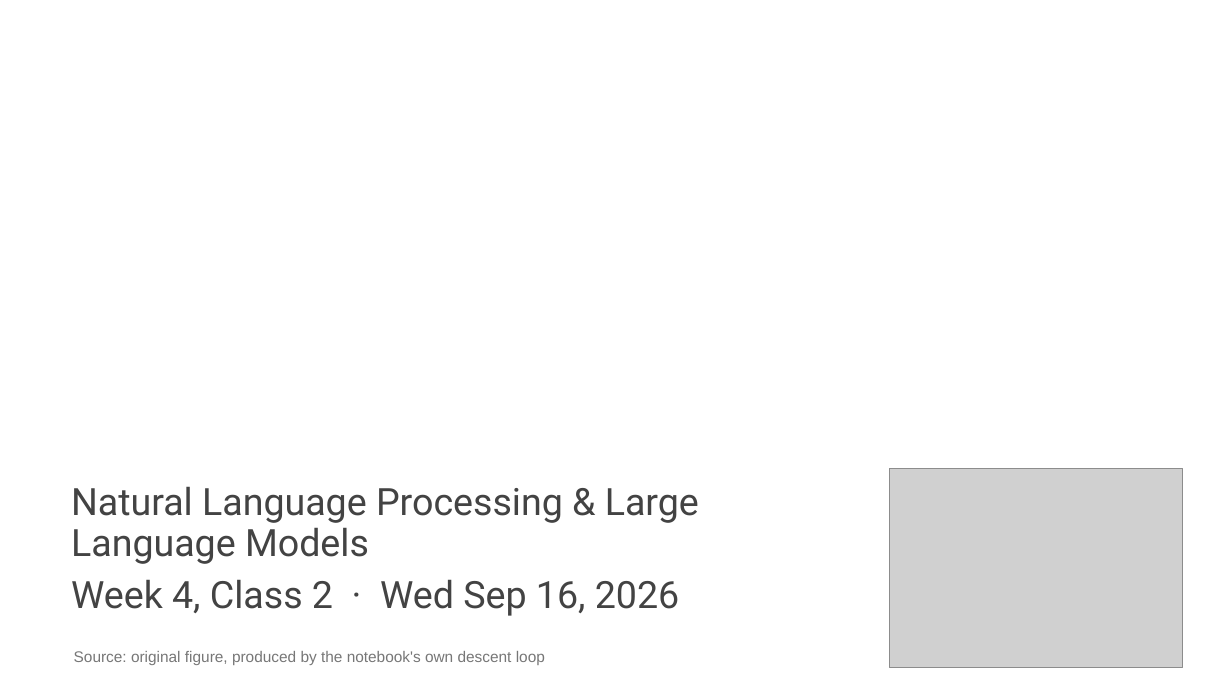
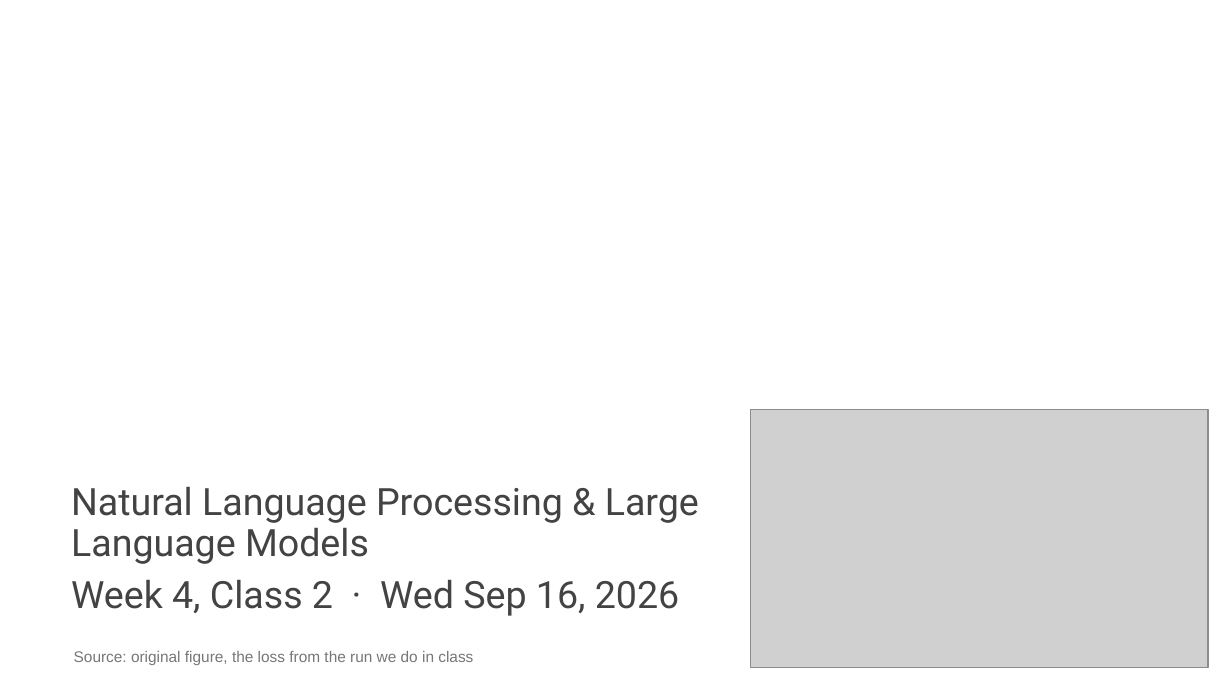
Before and after one commit to edavalosanaya/CSCI3495_NLP_LLMs_Student, a slide deck: slide 1 of weeks/week-04/class-02/lecture/slides.pptx. Drawn at 1232x693 pixels with LibreOffice and Linux fonts; fonts in the diff are those of the drawing; grey boxes stand for pictures; background and template pictures are left out. Boxes give left, top, right and bottom in pixels: in the first picture for what was removed or moved away, otherwise in the second. Text is boxed around its words. In the diff, an @@ line names an element or a change of style, - is before the commit and + after.

Commit message:
Publish course materials (27804a93)
Generated by scripts/publish_student.py from the source repository at 27804a93: "Readings: renumber for the two inserted weeks, and name the authority"

```diff
--- a/weeks/week-04/class-02/lecture/slides.pptx
+++ b/weeks/week-04/class-02/lecture/slides.pptx
@@ picture added at [750,409,1209,667] @@
@@ subtitle "Natural Language Processing & Large ..." at [71,486,699,616]: text colour #434343 to none @@
@@ picture removed at [890,468,1183,668] @@
@@ text at [74,651,473,665]: text changed; text colour #777777 to none @@
-Source: original figure, produced by the notebook's own descent loop
+Source: original figure, the loss from the run we do in class
```
Also in this commit, not shown: 3 other slides changed, 7 slides added, 7 slides removed, 38 other files.
